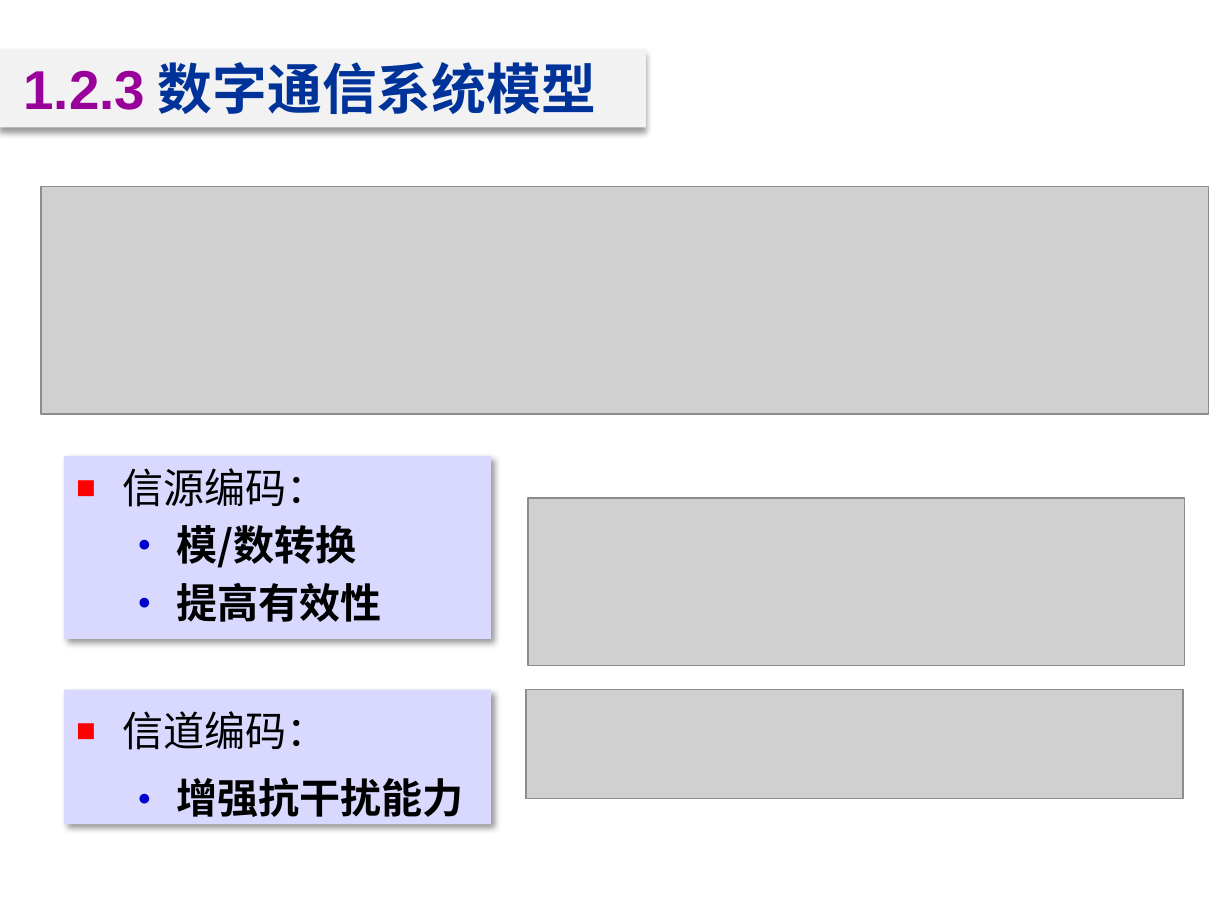
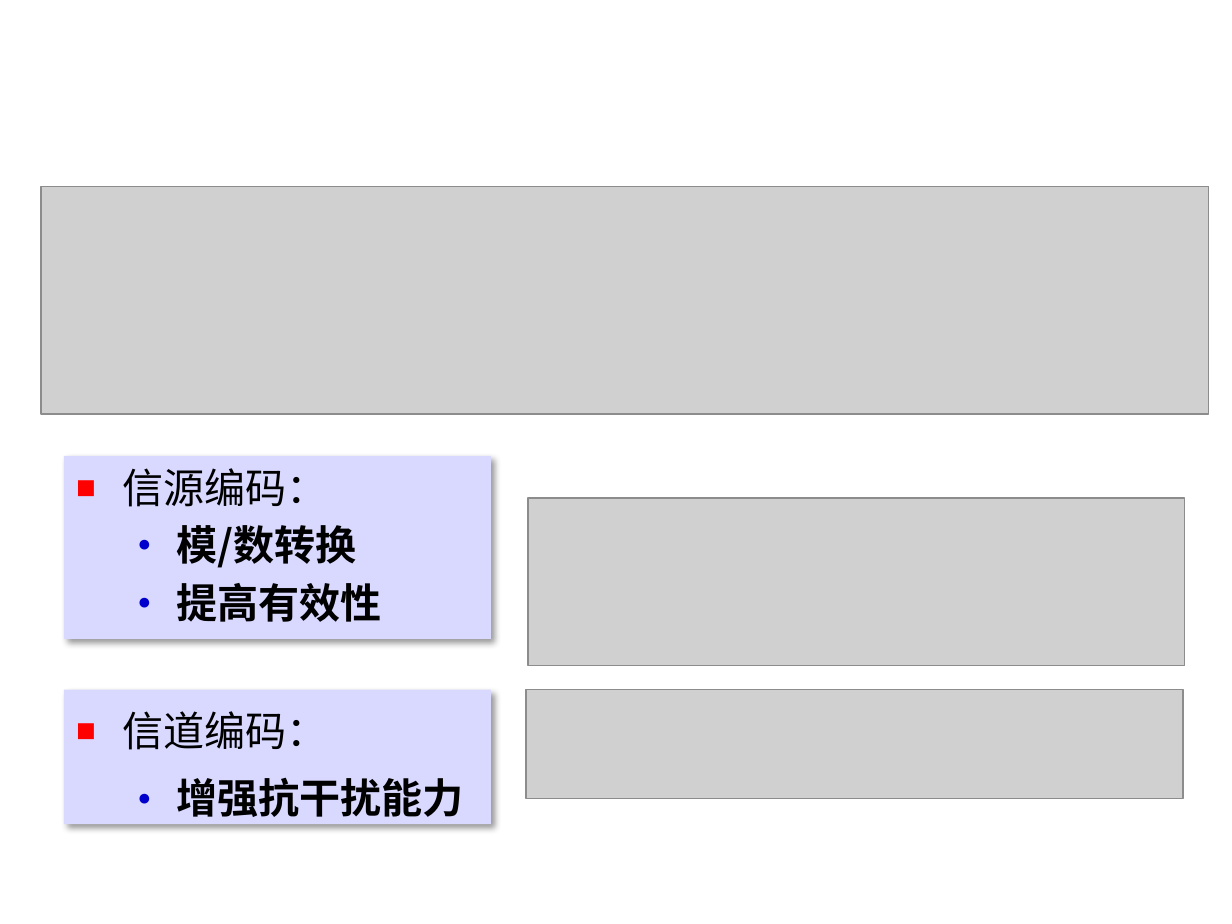
Before and after one commit to Happyday159/course-materials, a slide deck: slide 15 of files/lecture1a.pptx (slide 18 before the commit). Drawn at 1232x924 pixels with LibreOffice and Linux fonts; fonts in the diff are those of the drawing; grey boxes stand for pictures; background and template pictures are left out. Boxes give left, top, right and bottom in pixels: in the first picture for what was removed or moved away, otherwise in the second. Text is boxed around its words. In the diff, an @@ line names an element or a change of style, - is before the commit and + after.

```diff
--- a/files/lecture1a.pptx
+++ b/files/lecture1a.pptx
@@ rectangle removed at <box>0,49,646,128</box> @@
-1.2.3 数字通信系统模型
```
Also in this commit, not shown: 11 other slides changed, 7 slides added, 15 slides removed, 2 other files.
